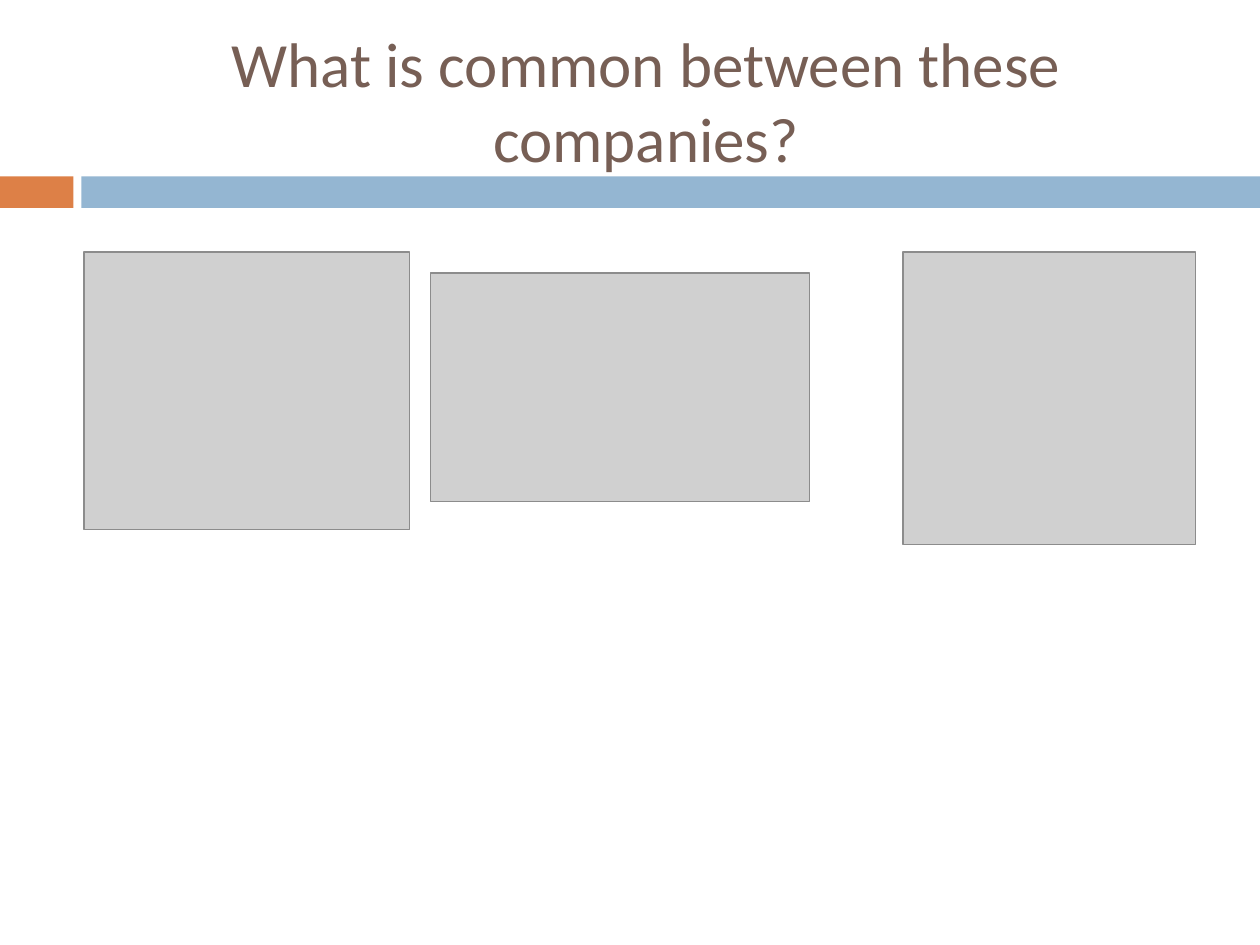
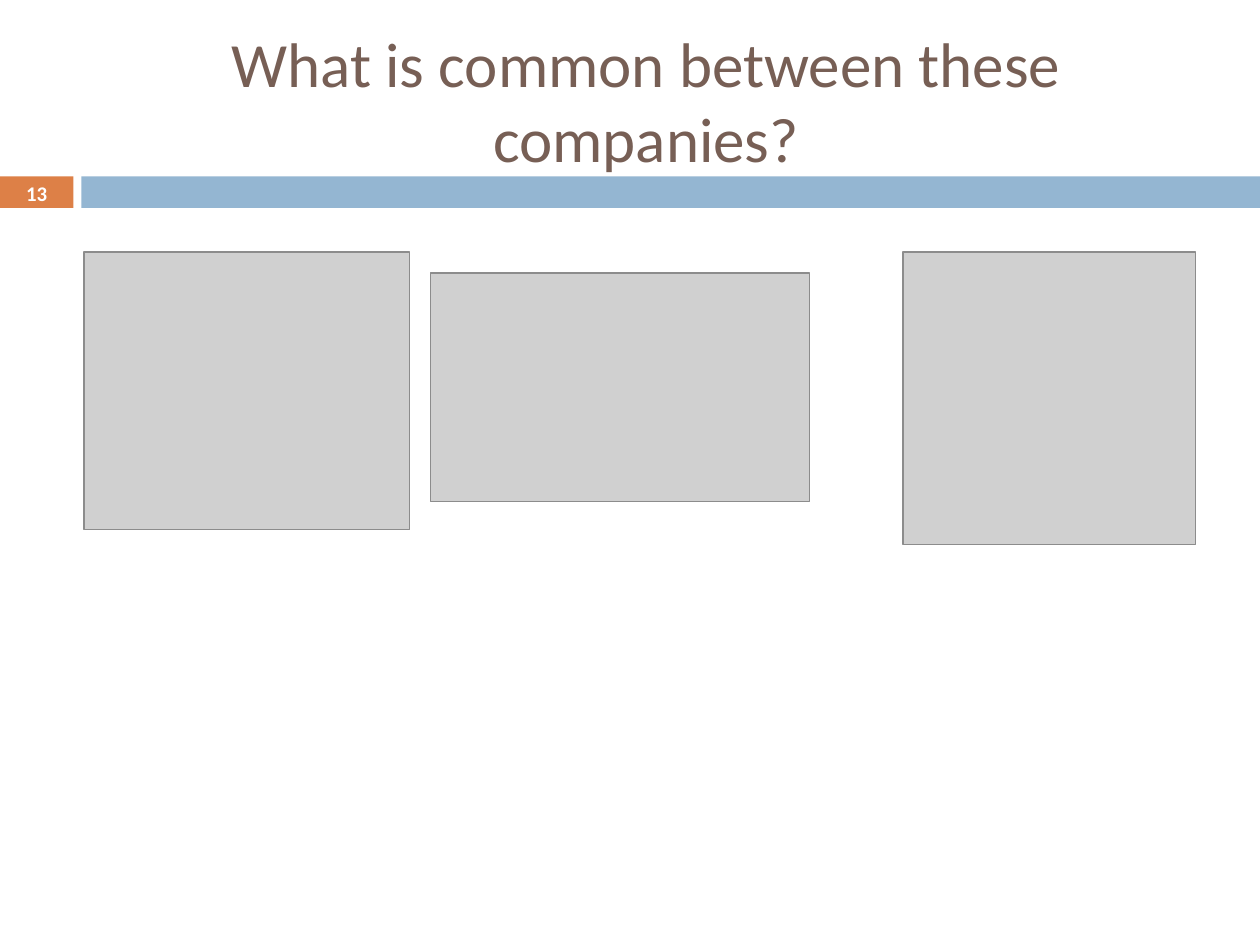
Before and after one commit to rominirani/GDG-Ahmedabad-April-2013-AppEngine-Workshop, a slide deck: slide 13 of Mindstorm-AppEngine-Training.pptx. Drawn at 1260x945 pixels with LibreOffice and Linux fonts; fonts in the diff are those of the drawing; grey boxes stand for pictures; background and template pictures are left out. Boxes give left, top, right and bottom in pixels: in the first picture for what was removed or moved away, otherwise in the second. Text is boxed around its words. In the diff, an @@ line names an element or a change of style, - is before the commit and + after.

```diff
--- a/Mindstorm-AppEngine-Training.pptx
+++ b/Mindstorm-AppEngine-Training.pptx
@@ page number added at (26,187,47,201), 11.9 pt, text #FFFFFF, bold @@
+13
```
Also in this commit, not shown: 9 other slides changed, 1 slide added, 1 other file.
